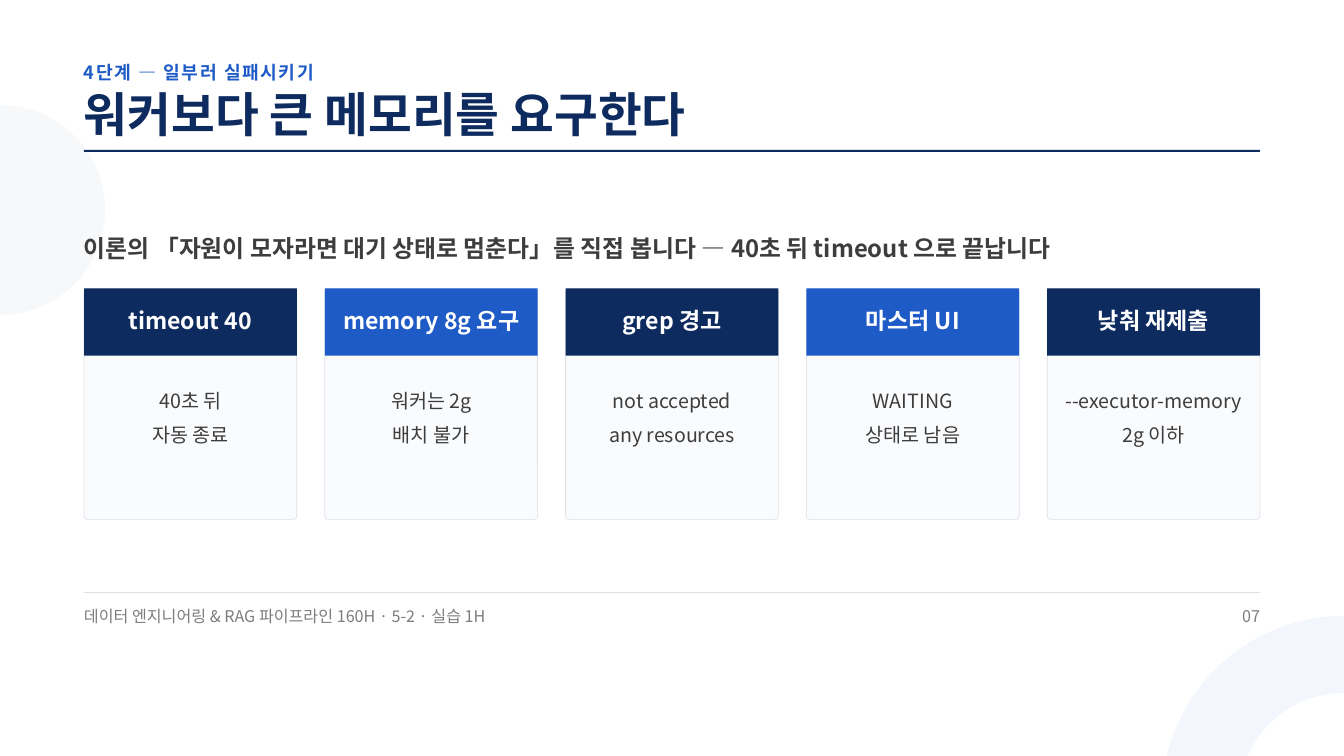
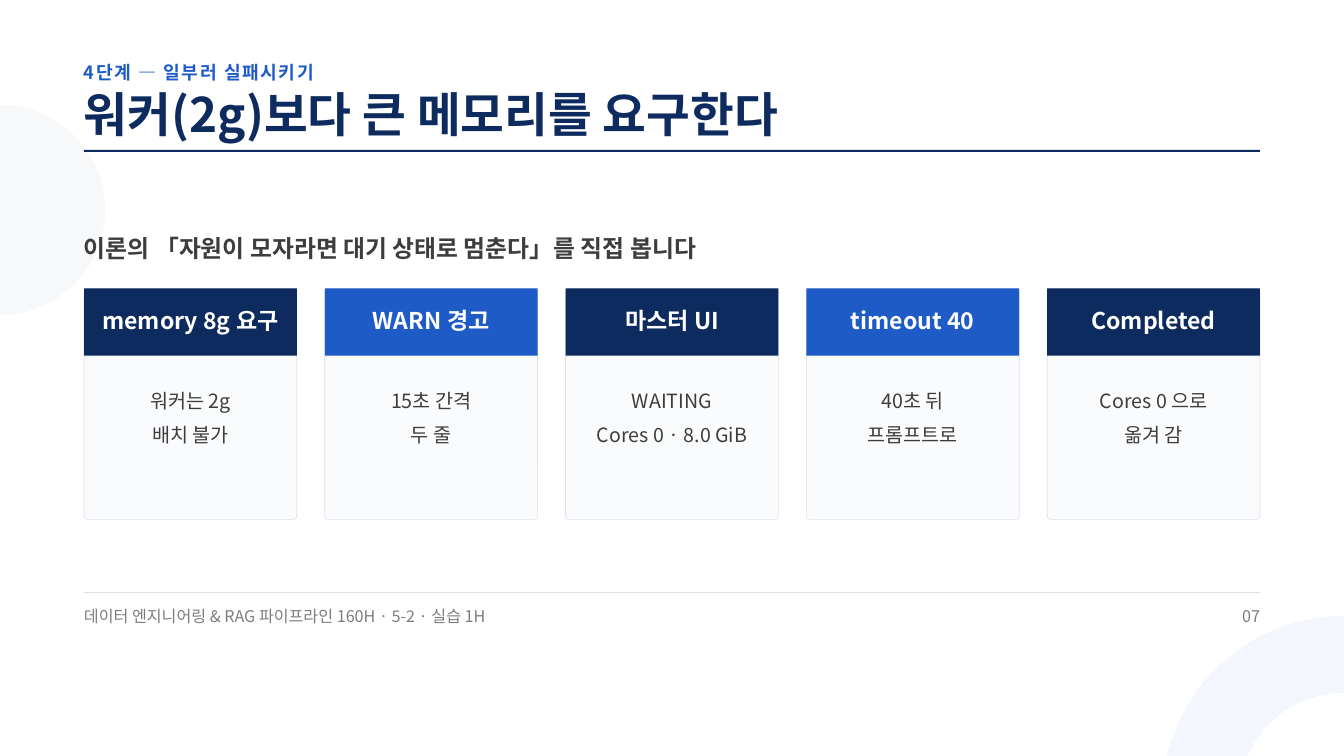
Before and after one commit to aebonlee/materials, a slide deck: slide 7 of data-eng/decks/w5d2s3.pptx. Drawn at 1344x756 pixels with LibreOffice and Linux fonts; fonts in the diff are those of the drawing. Boxes give left, top, right and bottom in pixels: in the first picture for what was removed or moved away, otherwise in the second. Text is boxed around its words. In the diff, an @@ line names an element or a change of style, - is before the commit and + after.

```diff
--- a/data-eng/decks/w5d2s3.pptx
+++ b/data-eng/decks/w5d2s3.pptx
@@ text at [84, 92, 778, 144]: text changed @@
-워커보다 큰 메모리를 요구한다
+워커(2g)보다 큰 메모리를 요구한다
@@ text at [84, 236, 696, 259]: text changed @@
-이론의 「자원이 모자라면 대기 상태로 멈춘다」를 직접 봅니다 — 40초 뒤 timeout 으로 끝납니다
+이론의 「자원이 모자라면 대기 상태로 멈춘다」를 직접 봅니다
@@ text at [102, 310, 278, 335]: text changed @@
-timeout 40
+memory 8g 요구
@@ text at [373, 309, 489, 331]: text changed @@
-memory 8g 요구
+WARN 경고
@@ text at [625, 309, 719, 331]: text changed @@
-grep 경고
+마스터 UI
@@ text at [851, 310, 974, 330]: text changed @@
-마스터 UI
+timeout 40
@@ text at [1091, 310, 1215, 334]: text changed @@
-낮춰 재제출
+Completed
@@ text at [150, 391, 231, 444]: text changed @@
-40초 뒤
-자동 종료
+워커는 2g
+배치 불가
@@ text at [391, 392, 471, 444]: text changed @@
-워커는 2g
-배치 불가
+15초 간격
+두 줄
@@ text at [597, 393, 747, 443]: text changed @@
-not accepted
-any resources
+WAITING
+Cores 0 · 8.0 GiB
@@ text at [868, 392, 958, 444]: text changed @@
-WAITING
-상태로 남음
+40초 뒤
+프롬프트로
@@ text at [1100, 393, 1207, 444]: text changed @@
---executor-memory
-2g 이하
+Cores 0 으로
+옮겨 감
```
Also in this commit, not shown: 9 other slides changed, 11 other files.
